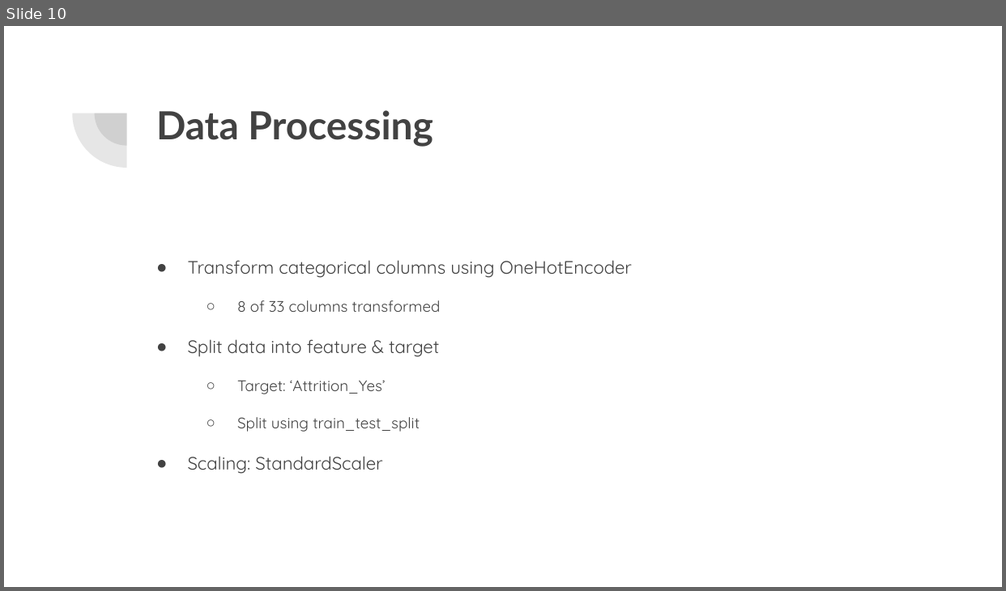
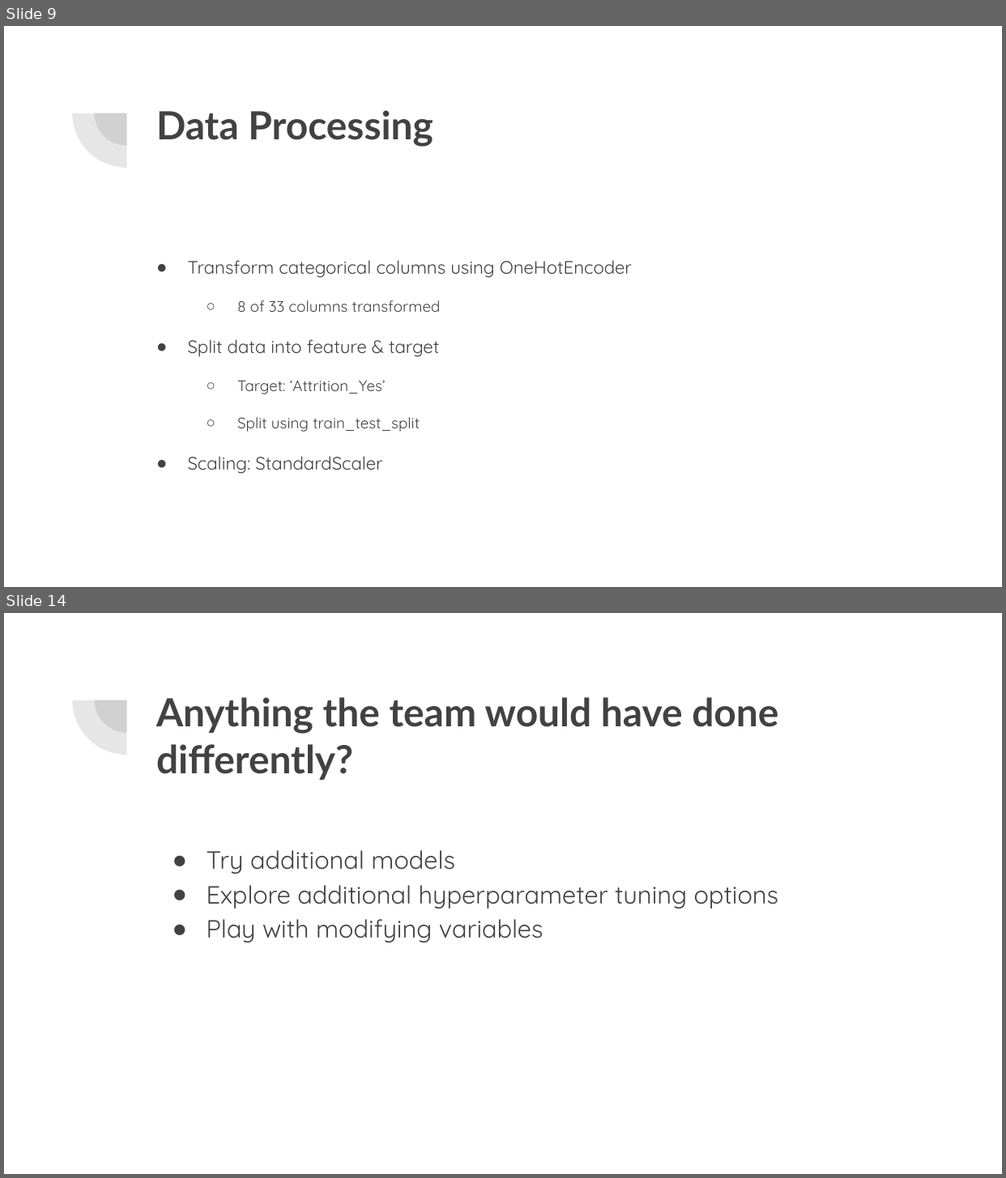
Before and after one commit to lykkelig/Group6_Final_Project, a slide deck: Presentation/Final Project Presentation.pptx. Shown one above the other, each under a label of ours: slide 10 before the commit, slides 9 and 14 after it; the slides between them are not shown. The pictures are 1006x591 and 1006x1178 pixels, drawn with LibreOffice and Linux fonts; fonts in the diff are those of the drawing. Boxes give left, top, right and bottom in pixels: in the first picture for what was removed or moved away, otherwise in the second. Text is boxed around its words. In the diff, an @@ line names an element or a change of style, - is before the commit and + after.

```diff
--- a/Presentation/Final Project Presentation.pptx
+++ b/Presentation/Final Project Presentation.pptx
@@ slide 14 added at [4, 613, 1002, 1174], background #FFFFFF; not listed: 2 template elements that a slide beside it also shows @@
@@ title added at [156, 697, 778, 780], 28 pt, text #424242, bold @@
+Anything the team would have done differently?
@@ text added at [206, 850, 778, 943], 18 pt, text #424242 @@
+● Try additional models
+● Explore additional hyperparameter tuning options
+● Play with modifying variables
@@ what was slide 10 is now slide 9 @@
```
Also in this commit, not shown: 7 slides changed, 1 other slide added, 1 slide removed.
